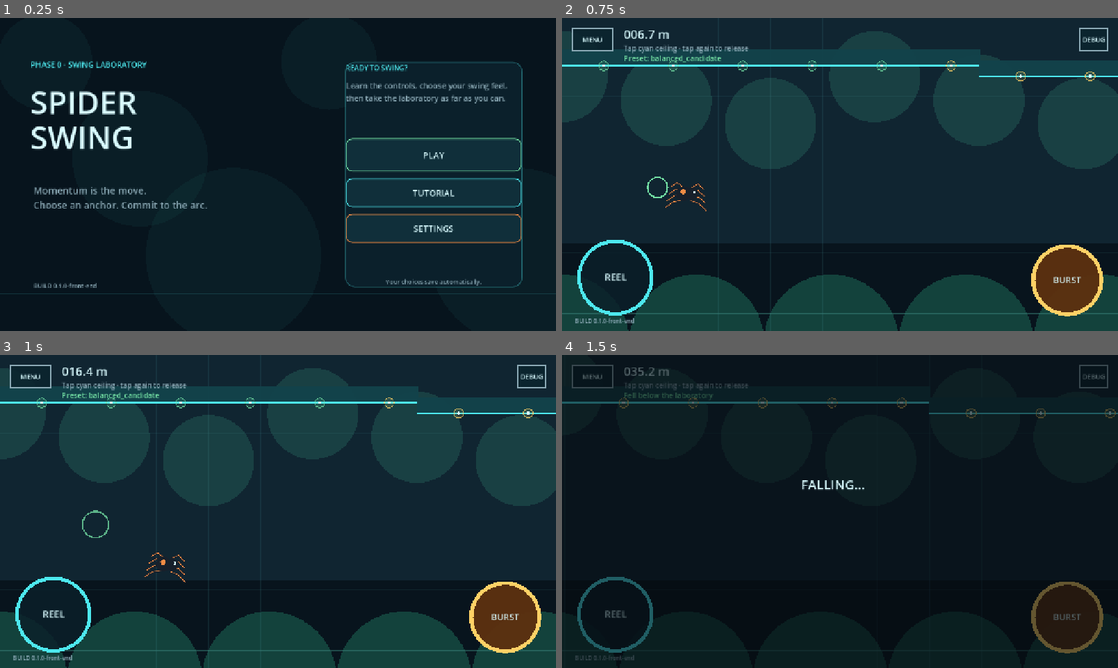
Above: before the commit, frames 1-4 (two rows, left to right).
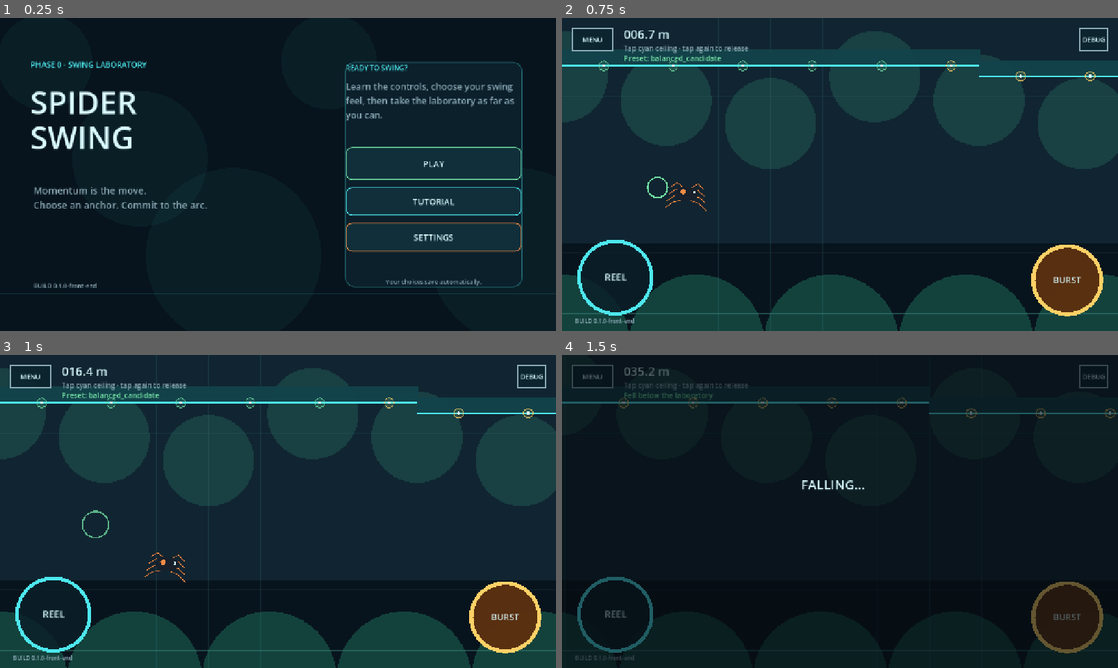
Above: after the commit, the same moments.

Repository: menno420/spider-swing
Game: Godot game, scene res://game/bootstrap/main.tscn
The game is run twice, just before and just after one commit, with the same random seed, the same clock (stepped at 60 frames per second) and the same inputs.
Inputs (mouse positions are in pixels of both pictures, inside the frame that each line leads up to):
- Up to frame 1 (0.25 s): no input
- Up to frame 2 (0.75 s): click "PLAY" at 0.5 s
- Up to frame 3 (1 s): no input
- Up to frame 4 (1.5 s): click (617, 614) at 1.25 s

The runs differ from the first frame. In frame 1, 3.4% of the frame differs, in the area x 62-94%, y 20-75%; in frame 2, nothing differs; in frame 3, nothing differs; in frame 4, nothing differs.

Commit message:
Implement the Phase 0.5 traversal slice

Diff:
--- a/game/presentation/scripts/front_end.gd
+++ b/game/presentation/scripts/front_end.gd
@@ -194,12 +194,22 @@
 	_place(back, _settings, 0.025, 0.035, 0.16, 0.11)
 
 	var card := _panel(PANEL)
-	_place(card, _settings, 0.22, 0.08, 0.78, 0.92)
+	_place(card, _settings, 0.16, 0.05, 0.84, 0.96)
+	var scroll := ScrollContainer.new()
+	scroll.name = "SettingsScroll"
+	scroll.horizontal_scroll_mode = ScrollContainer.SCROLL_MODE_DISABLED
+	scroll.vertical_scroll_mode = ScrollContainer.SCROLL_MODE_AUTO
+	scroll.follow_focus = true
+	_fill_with_margin(scroll, card, 28.0)
 	var content := VBoxContainer.new()
-	content.add_theme_constant_override("separation", 15)
-	_fill_with_margin(content, card, 34.0)
+	content.name = "SettingsContent"
+	content.size_flags_horizontal = Control.SIZE_EXPAND_FILL
+	content.add_theme_constant_override("separation", 20)
+	scroll.add_child(content)
 	content.add_child(_section_label("SETTINGS"))
-	content.add_child(_label("Make the laboratory fit how you play.", 28, INK))
+	var title := _label("Make the laboratory fit how you play.", 34, INK)
+	title.autowrap_mode = TextServer.AUTOWRAP_WORD_SMART
+	content.add_child(title)
 	content.add_child(_paragraph(
 		"Every option below affects the current build and is restored the next "
 		+ "time the game opens.",
@@ -207,7 +217,7 @@
 	content.add_child(_setting_heading("SWING FEEL"))
 	_preset_picker = OptionButton.new()
 	_preset_picker.name = "SwingPreset"
-	_preset_picker.custom_minimum_size.y = 58.0
+	_preset_picker.custom_minimum_size.y = 68.0
 	_preset_picker.add_item("Balanced · steady and readable")
 	_preset_picker.add_item("Weighty · heavier momentum")
 	_preset_picker.add_item("Agile · quicker corrections")
@@ -237,16 +247,20 @@
 		"Keeps DEBUG available for tuning and diagnostics."))
 
 	var actions := HBoxContainer.new()
-	actions.add_theme_constant_override("separation", 14)
+	actions.add_theme_constant_override("separation", 18)
 	content.add_child(actions)
-	var reset := _button(&"ResetSettings", "RESET DEFAULTS", MUTED, 56.0)
+	var reset := _button(&"ResetSettings", "RESET DEFAULTS", MUTED, 68.0)
 	reset.pressed.connect(_on_reset_settings)
 	reset.size_flags_horizontal = Control.SIZE_EXPAND_FILL
 	actions.add_child(reset)
-	var play := _button(&"SettingsPlay", "PLAY WITH THESE", GREEN, 56.0)
+	var play := _button(&"SettingsPlay", "PLAY WITH THESE", GREEN, 68.0)
 	play.pressed.connect(_on_play)
 	play.size_flags_horizontal = Control.SIZE_EXPAND_FILL
 	actions.add_child(play)
+	var scroll_hint := _label("Swipe up or down for every option.", 17, CYAN)
+	scroll_hint.horizontal_alignment = HORIZONTAL_ALIGNMENT_CENTER
+	scroll_hint.custom_minimum_size.y = 42.0
+	content.add_child(scroll_hint)
 
 
 func _render() -> void:
@@ -413,7 +427,7 @@
 
 
 func _paragraph(text_value: String) -> Label:
-	var label := _label(text_value, 18, MUTED)
+	var label := _label(text_value, 21, MUTED)
 	label.autowrap_mode = TextServer.AUTOWRAP_WORD_SMART
 	return label
 
@@ -426,15 +440,15 @@
 
 
 func _setting_heading(text_value: String) -> Label:
-	var label := _label(text_value, 15, CYAN)
-	label.custom_minimum_size.y = 30.0
+	var label := _label(text_value, 18, CYAN)
+	label.custom_minimum_size.y = 36.0
 	return label
 
 
 func _setting_description(text_value: String) -> Label:
-	var label := _label(text_value, 14, MUTED)
+	var label := _label(text_value, 18, MUTED)
 	label.autowrap_mode = TextServer.AUTOWRAP_WORD_SMART
-	label.custom_minimum_size.y = 38.0
+	label.custom_minimum_size.y = 48.0
 	return label
 
 
@@ -483,14 +497,14 @@
 func _toggle(text_value: String) -> CheckButton:
 	var toggle := CheckButton.new()
 	toggle.text = text_value
-	toggle.custom_minimum_size.y = 46.0
-	toggle.add_theme_font_size_override("font_size", 19)
+	toggle.custom_minimum_size.y = 58.0
+	toggle.add_theme_font_size_override("font_size", 23)
 	toggle.add_theme_color_override("font_color", INK)
 	return toggle
 
 
 func _style_option_button(option: OptionButton) -> void:
-	option.add_theme_font_size_override("font_size", 18)
+	option.add_theme_font_size_override("font_size", 22)
 	option.add_theme_color_override("font_color", INK)
 	option.add_theme_stylebox_override(
 		"normal", _button_style(PANEL_SOFT, ORANGE))
